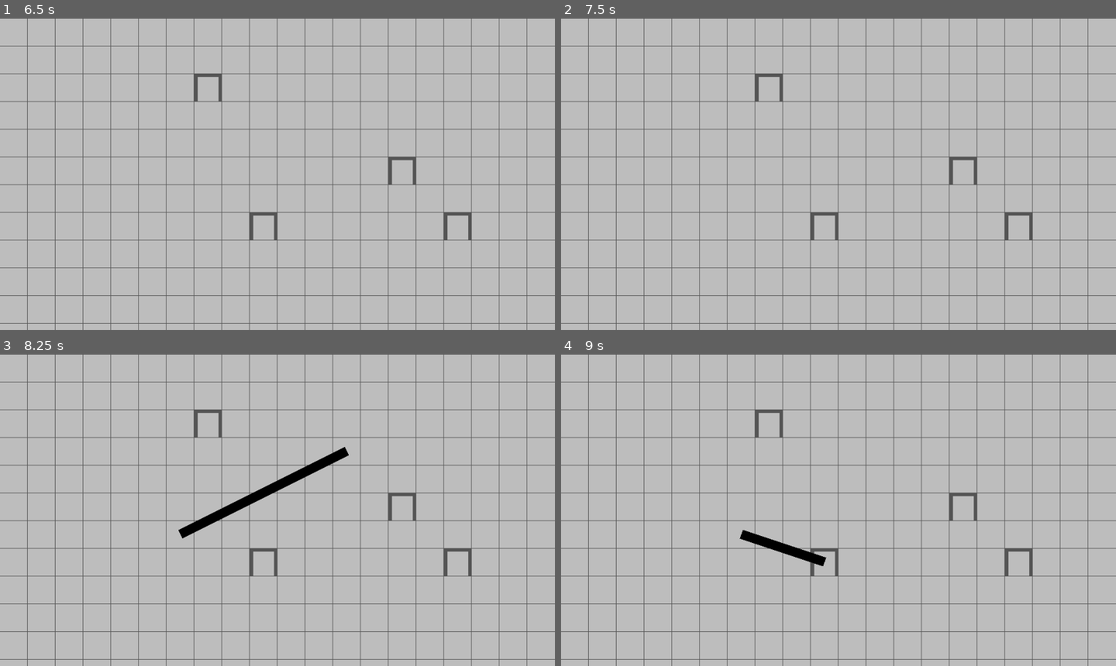
Above: before the commit, frames 1-4 (two rows, left to right).
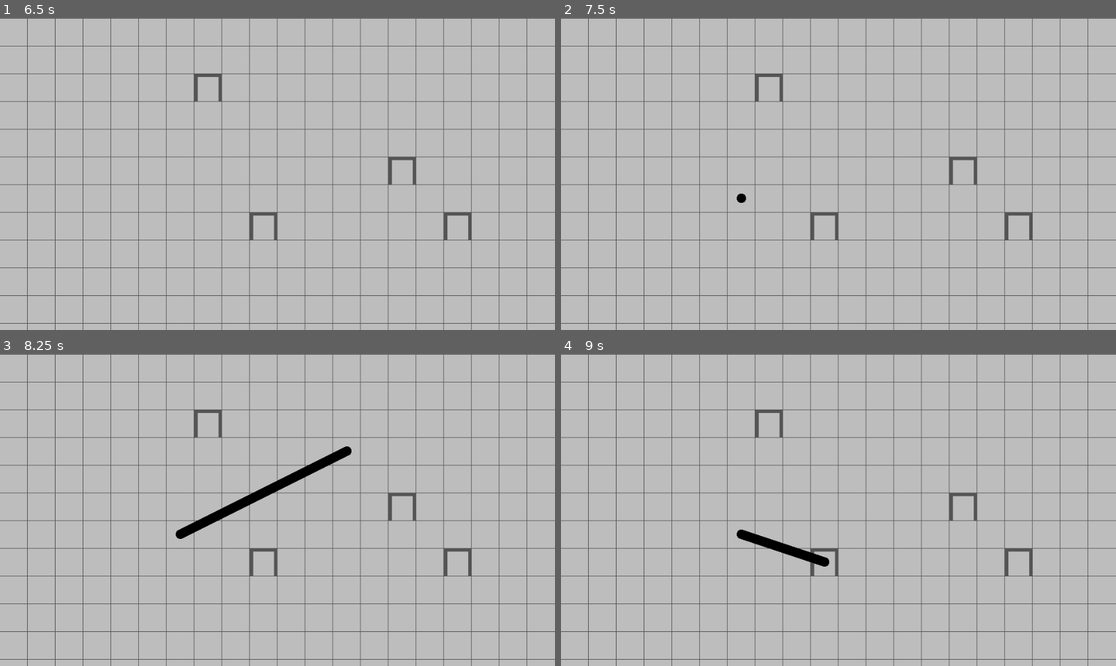
Above: after the commit, the same moments.

Repository: Zombee8424/UntitledMusicPuzzleGame
Game: Godot game, scene res://Scenes/Other/Game.tscn
Two runs of this game, one before a commit and one after it. Both use one fixed random seed, a clock stepped at 60 frames per second and the inputs below.
Inputs (mouse positions are in pixels of both pictures, inside the frame that each line leads up to):
- Up to frame 1 (6.5 s): tap Enter at 0.5, 2, 3.5 s; move the mouse to (399, 158) at 0.52 s; hold 1 0.53-1.28 s; click (399, 158) at 0.6 s; tap Space (space) at 1.25, 2.75, 4.25, 4.35 s; move the mouse to (166, 189) at 1.27 s; tap 1 at 1.35 s; tap 2 at 1.55, 4.55, 5.85 s; move the mouse to (333, 105) at 2.02 s; hold 2 2.03-2.78 s; tap 3 at 2.3, 2.85, 5.3 s; move the mouse to (249, 236) at 2.77 s; click (249, 236) at 3.05 s; move the mouse to (444, 220) at 3.52 s; hold 1 3.53-4.28 s; click (444, 220) at 3.6 s; move the mouse to (111, 127) at 4.27 s; move the mouse to (305, 174) at 5.02 s; hold 1 5.03-5.78 s; move the mouse to (194, 96) at 5.77 s; click (194, 96) at 6.05 s
- Up to frame 2 (7.5 s): move the mouse to (960, 158) at 6.52 s; hold 3 6.53-7.28 s; tap 1 at 6.8 s; move the mouse to (727, 189) at 7.27 s; click (727, 189) at 7.35 s
- Up to frame 3 (8.25 s): tap 2 at 7.55 s; move the mouse to (333, 441) at 8.02 s; hold 1 from 8.03 s (still down)
- Up to frame 4 (9 s): tap 3 at 8.3 s; move the mouse to (810, 572) at 8.77 s; release 1 at 8.78 s; tap 2 at 8.85 s

Frame 1 is identical in both runs. In frame 2, less than 0.1% of the frame differs, in the area x 31-34%, y 56-60%; in frame 3, less than 0.1%; in frame 4, less than 0.1%, in the area x 31-49%, y 56-69%.

Commit message:
Rounded the edges of movers
Circles are drawn at either end of the mover to give the appearance of having rounded edges. Some code has been moved around in MoverContainer and Mover.

Diff:
--- a/UntitledMusicPuzzleGame/Scenes/Movers/MoverContainer.tscn
+++ b/UntitledMusicPuzzleGame/Scenes/Movers/MoverContainer.tscn
@@ -12,7 +12,6 @@
 width = 16.0
 
 [node name="EndPos" type="Position2D" parent="."]
-position = Vector2( 8, 0 )
 __meta__ = {
 "_gizmo_extents_": 15.0
 }
@@ -27,7 +26,7 @@
 
 [node name="Sprite" type="Sprite" parent="Mover"]
 modulate = Color( 0, 0, 0, 1 )
-scale = Vector2( 16, 16 )
+scale = Vector2( 1e-05, 1e-05 )
 texture = ExtResource( 2 )
 
 [node name="Collider" type="CollisionShape2D" parent="Mover"]
--- a/UntitledMusicPuzzleGame/Scripts/Autoload/EntityManager.gd
+++ b/UntitledMusicPuzzleGame/Scripts/Autoload/EntityManager.gd
@@ -25,9 +25,11 @@
 
 		if Input.is_action_just_pressed("left_click"):
 			if is_build__pos_valid():
-				if build_node is Mover and build_node.is_new == true:
-					build_node.is_new = false;
-					set_build_node(build_node.get_parent().end_pos, "", false);
+				if build_node is Mover:
+					var parent = build_node.get_parent();
+					if parent.is_new:
+						parent.is_new = false;
+						set_build_node(parent.end_pos, "", false);
 				else:
 					build_node = null;
 		elif Input.is_key_pressed(KEY_ESCAPE):
@@ -58,6 +60,7 @@
 	if node is MoverContainer:
 		node.global_position = Vector2.ZERO;
 		build_node = node.get_node("Mover");
+		build_node.global_position = get_mouse_grid_pos()
 	else:
 		node.global_position = get_mouse_grid_pos();
 		build_node = node;
--- a/UntitledMusicPuzzleGame/Scripts/Movers/Mover.gd
+++ b/UntitledMusicPuzzleGame/Scripts/Movers/Mover.gd
@@ -3,7 +3,6 @@
 
 var sprite: Sprite;
 var collider: CollisionShape2D;
-var is_new: bool = true;
 
 
 func _ready() -> void:
--- a/UntitledMusicPuzzleGame/Scripts/Movers/MoverContainer.gd
+++ b/UntitledMusicPuzzleGame/Scripts/Movers/MoverContainer.gd
@@ -8,18 +8,20 @@
 var end_pos: Position2D;
 var cached_mover_pos: Vector2;
 var cached_end_pos: Vector2;
+var is_new: bool = true;
 
 
 func _ready() -> void:
 	mover = get_node("Mover");
 	end_pos = get_node("EndPos");
 
-	mover.set_mover_position(end_pos, width);
 	set_cached_positions();
 
 
 func _physics_process(_delta: float) -> void:
-	if mover.is_new == true:
+	update();
+
+	if is_new:
 		return;
 
 	if mover == null or end_pos == null:
@@ -30,6 +32,12 @@
 		set_cached_positions();
 
 
+func _draw() -> void:
+	draw_circle(mover.position, width/2, Color.black);
+	if !is_new:
+		draw_circle(end_pos.position, width/2, Color.black);
+
+
 func set_cached_positions() -> void:
 	if mover == null or end_pos == null:
 		return;
